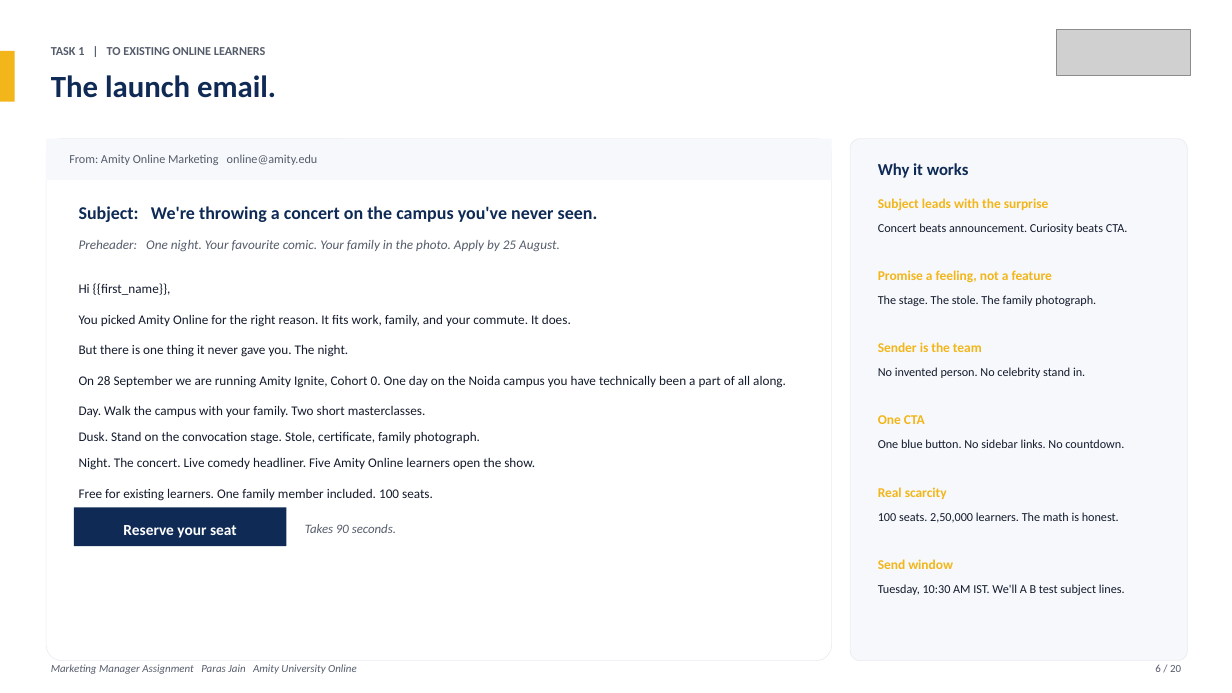
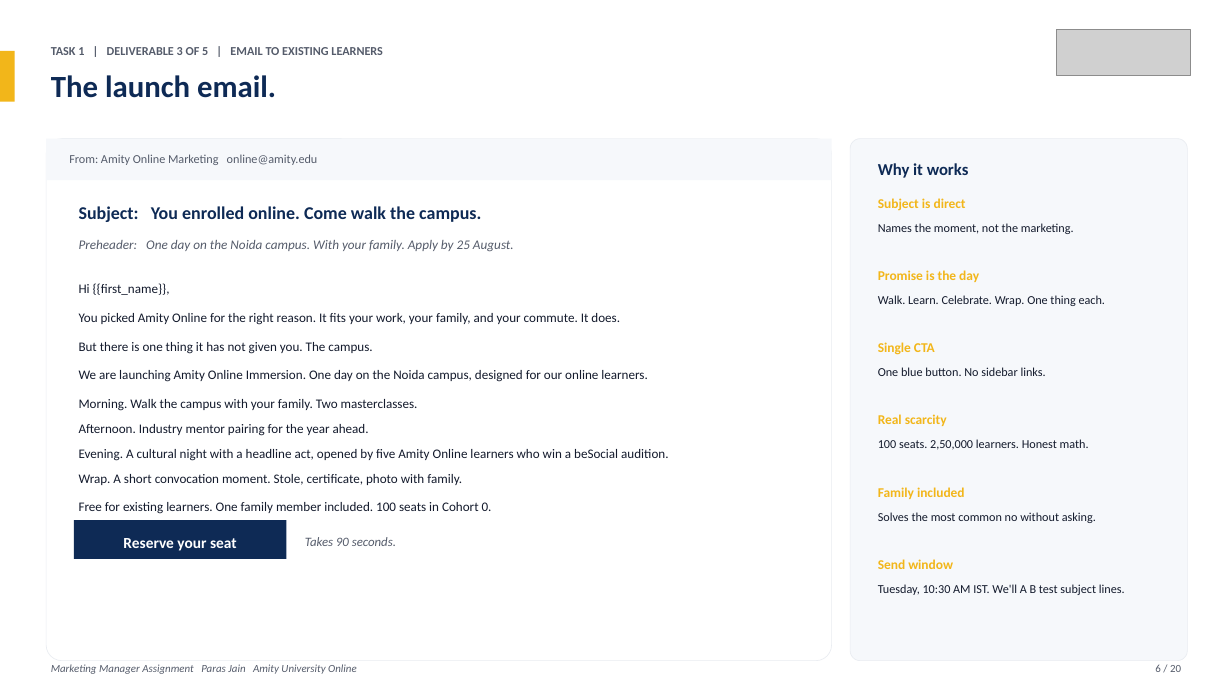
Before and after one commit to parasjain10/amity-marketing-manager-assignment, a slide deck: slide 6 of Amity_Online_Marketing_Manager_Assignment_Paras_Jain.pptx. Drawn at 1232x693 pixels with LibreOffice and Linux fonts; fonts in the diff are those of the drawing; grey boxes stand for pictures. Boxes give left, top, right and bottom in pixels: in the first picture for what was removed or moved away, otherwise in the second. Text is boxed around its words. In the diff, an @@ line names an element or a change of style, - is before the commit and + after.

```diff
--- a/Amity_Online_Marketing_Manager_Assignment_Paras_Jain.pptx
+++ b/Amity_Online_Marketing_Manager_Assignment_Paras_Jain.pptx
@@ text at [51,47,383,55]: text changed @@
-TASK 1 | TO EXISTING ONLINE LEARNERS
+TASK 1 | DELIVERABLE 3 OF 5 | EMAIL TO EXISTING LEARNERS
@@ text at [79,206,481,222]: text changed @@
-Subject: We're throwing a concert on the campus you've never seen.
+Subject: You enrolled online. Come walk the campus.
@@ text at [878,198,966,211]: text changed @@
-Subject leads with the surprise
+Subject is direct
@@ text at [878,223,1074,234]: text changed @@
-Concert beats announcement. Curiosity beats CTA.
+Names the moment, not the marketing.
@@ text at [79,240,514,251]: text changed @@
-Preheader: One night. Your favourite comic. Your family in the photo. Apply by 25 August.
+Preheader: One day on the Noida campus. With your family. Apply by 25 August.
@@ text "Hi {{first_name}}," at [79,283,170,295]: size 10.3 to 10.2 pt @@
@@ text at [878,270,979,282]: text changed @@
-Sender is the team
+Promise is the day
@@ text at [878,295,1105,306]: text changed @@
-The stage. The stole. The family photograph.
+Walk. Learn. Celebrate. Wrap. One thing each.
@@ text removed at [878,270,1052,283] @@
-Promise a feeling, not a feature
@@ text at [79,313,620,325]: text changed; size 10.3 to 10.2 pt @@
-You picked Amity Online for the right reason. It fits work, family, and your commute. It does.
+You picked Amity Online for the right reason. It fits your work, your family, and your commute. It does.
@@ text at [79,342,372,354]: text changed; size 10.3 to 10.2 pt @@
-But there is one thing it never gave you. The night.
+But there is one thing it has not given you. The campus.
@@ text at [878,342,935,355]: text changed @@
-One CTA
+Single CTA
@@ text at [79,370,647,382]: text changed; size 10.3 to 10.2 pt @@
-On 28 September we are running Amity Ignite, Cohort 0. One day on the Noida campus you have technically been a part of all along.
+We are launching Amity Online Immersion. One day on the Noida campus, designed for our online learners.
@@ text at [878,367,1046,376]: text changed @@
-One blue button. No sidebar links. No countdown.
+One blue button. No sidebar links.
@@ text removed at [878,367,1085,378] @@
-No invented person. No celebrity stand in.
@@ text at [79,399,418,411]: text changed; size 10.3 to 10.2 pt @@
-Day. Walk the campus with your family. Two short masterclasses.
+Morning. Walk the campus with your family. Two masterclasses.
@@ text "Real scarcity": place and size @@
-text "Real scarcity" at [878,487,947,499]
+text "Real scarcity" at [878,414,947,426]
@@ text at [79,449,668,461]: text changed; size 10.3 to 10.2 pt @@
-Night. The concert. Live comedy headliner. Five Amity Online learners open the show.
+Evening. A cultural night with a headline act, opened by five Amity Online learners who win a beSocial audition.
@@ text added at [79,424,369,436], 10.2 pt, text #141B2D @@
+Afternoon. Industry mentor pairing for the year ahead.
@@ text at [878,439,1089,450]: text changed @@
-100 seats. 2,50,000 learners. The math is honest.
+100 seats. 2,50,000 learners. Honest math.
@@ text at [79,474,462,485]: text changed; size 10.3 to 10.2 pt @@
-Dusk. Stand on the convocation stage. Stole, certificate, family photograph.
+Wrap. A short convocation moment. Stole, certificate, photo with family.
@@ text at [79,502,492,514]: text changed; size 10.3 to 10.2 pt @@
-Free for existing learners. One family member included. 100 seats.
+Free for existing learners. One family member included. 100 seats in Cohort 0.
@@ text added at [878,487,965,499], 10.5 pt, text #F2B61A, bold @@
+Family included
@@ 2 texts, 1 rectangle: place and size @@
-2 texts, 1 rectangle at [74,507,396,546]
+2 texts, 1 rectangle at [74,520,396,559]
@@ text added at [878,512,1096,523], 9.5 pt, text #141B2D @@
+Solves the most common no without asking.
```
Also in this commit, not shown: 12 other slides changed, 4 slides added, 4 slides removed, 1 other file.
